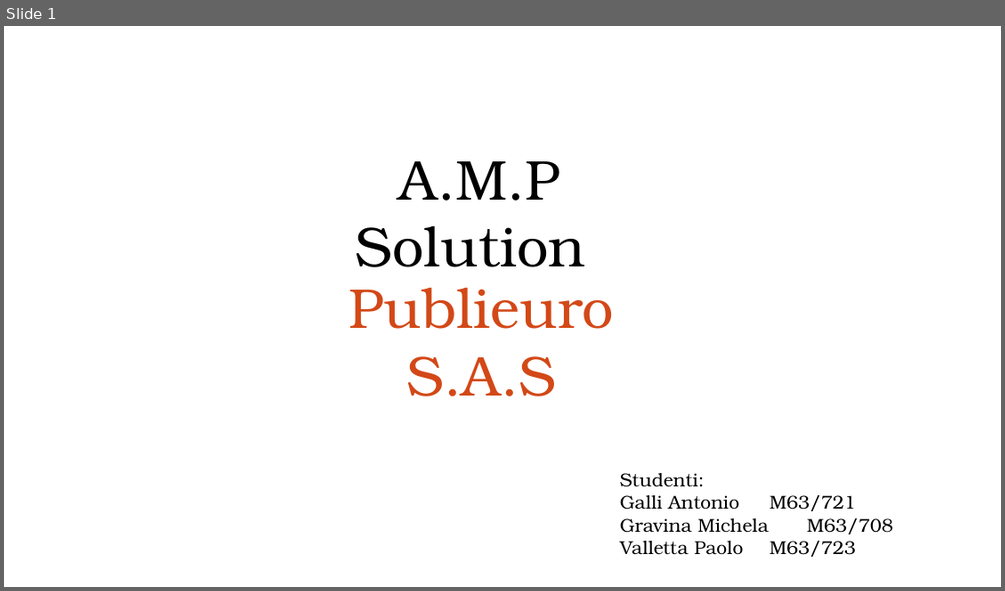
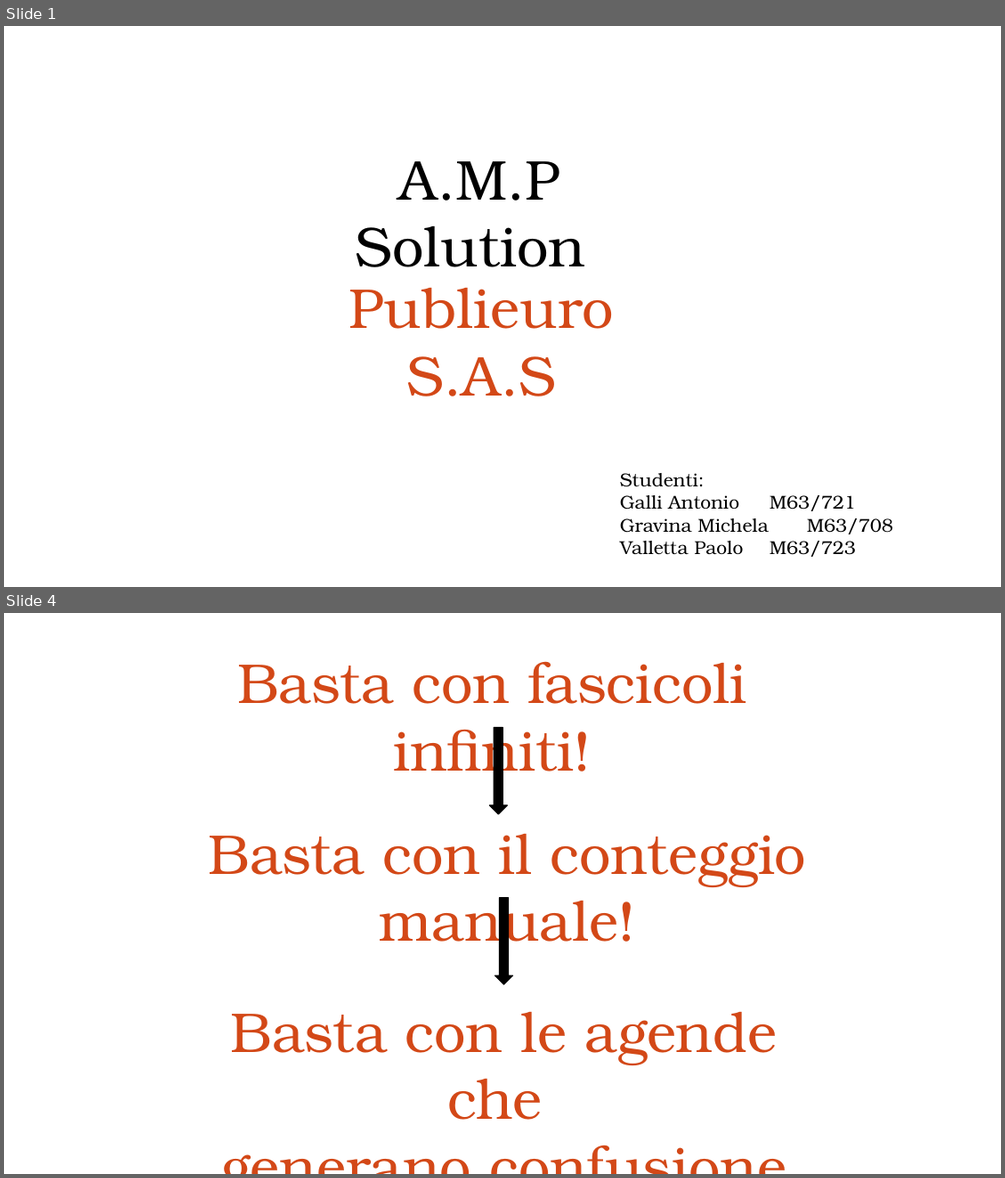
Before and after one commit to paoValle/PubliEuroSAS, a slide deck: PresentazioneProgetto.pptx. Shown one above the other, each under a label of ours: slide 1 before the commit, slides 1 and 4 after it; the slides between them are not shown. The pictures are 1005x591 and 1005x1178 pixels, drawn with LibreOffice and Linux fonts; fonts in the diff are those of the drawing; background and template pictures are left out. Boxes give left, top, right and bottom in pixels: in the first picture for what was removed or moved away, otherwise in the second. Text is boxed around its words. In the diff, an @@ line names an element or a change of style, - is before the commit and + after.

```diff
--- a/PresentazioneProgetto.pptx
+++ b/PresentazioneProgetto.pptx
@@ slide 4 added at box(4, 613, 1001, 1174), background #FFFFFF @@
@@ text added at box(237, 661, 746, 784), 54 pt, text #D34817 @@
+Basta con fascicoli infiniti!
@@ down arrow added at box(489, 728, 507, 814), fill #000000, outline #000000 1 pt @@
@@ text added at box(208, 834, 806, 954), 54 pt, text #D34817 @@
+Basta con il conteggio manuale!
@@ down arrow added at box(495, 898, 513, 985), fill #000000, outline #000000 1 pt @@
@@ text added at box(231, 1012, 777, 1119), 54 pt, text #D34817 @@
+Basta con le agende che
+generano confusione
@@ ellipse added at box(938, 1125, 971, 1158), outline #FFFFFF 1 pt @@
```
Also in this commit, not shown: 21 other slides added, 20 other files.
